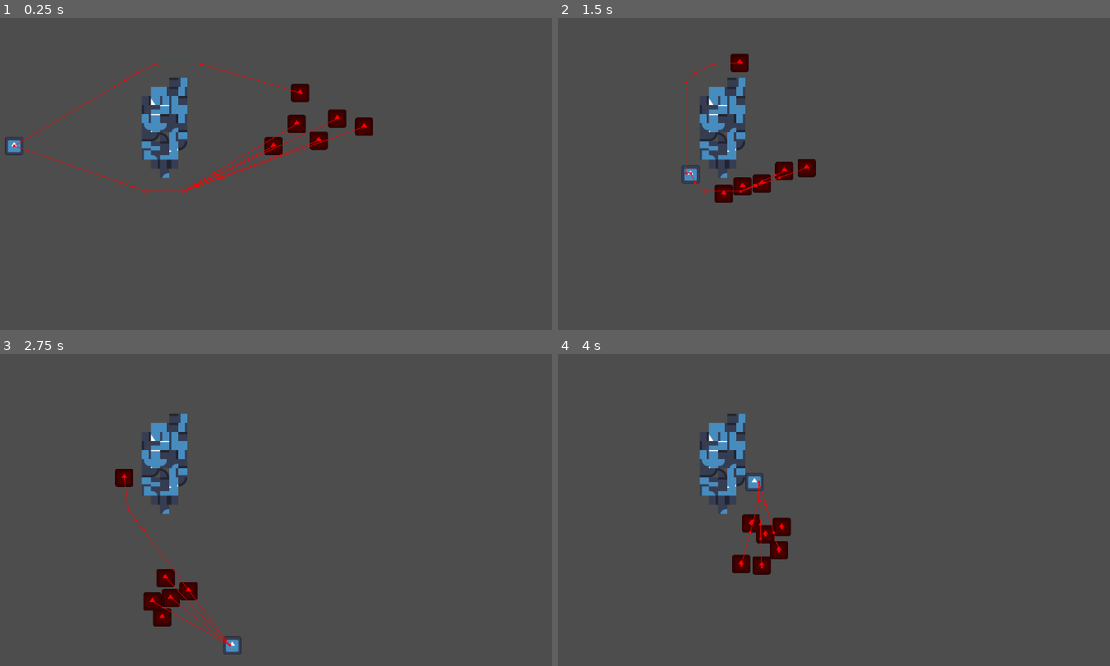
Above: before the commit, frames 1-4 (two rows, left to right).
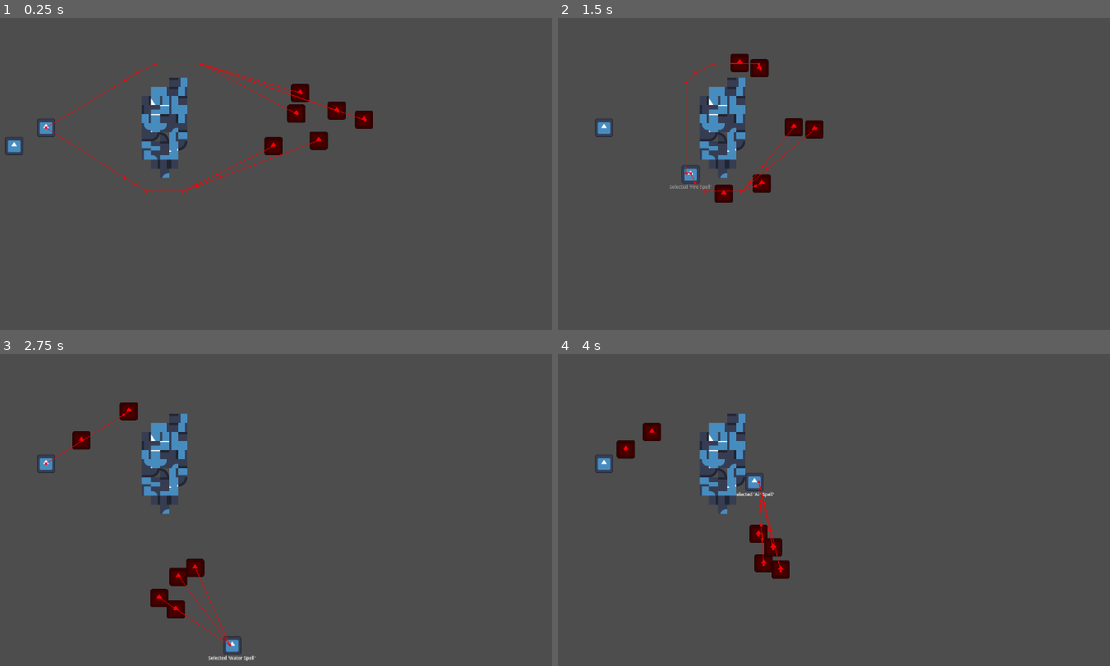
Above: after the commit, the same moments.

Repository: NIK-Pro-coder/coop-roguelike-reborn
Game: Godot game, scene res://main.tscn
Two runs of this game, one before a commit and one after it. Both use one fixed random seed, a clock stepped at 60 frames per second and the inputs below. The engine's default icon, where the game draws it, is replaced by a stand-in: a white triangle on a blue panel in a dark square.
Inputs (mouse positions are in pixels of both pictures, inside the frame that each line leads up to):
- Up to frame 1 (0.25 s): no input
- Up to frame 2 (1.5 s): tap Enter at 0.5 s; move the mouse to (1027, 170) at 0.52 s; hold D (right) 0.53-1.28 s; hold Right mouse button (roll) 0.53-1.28 s; click (1027, 170) at 0.67 s; tap Tab (cycle_spell, bound only after the commit) at 0.8, 1.35 s; move the mouse to (751, 208) at 1.27 s; hold S (down) from 1.28 s (still down)
- Up to frame 3 (2.75 s): right-click (193, 544) at 1.55 s; move the mouse to (391, 444) at 2.02 s; release S (down) at 2.03 s; hold D (right) from 2.03 s (still down); hold Tab (cycle_spell, bound only after the commit) from 2.03 s (still down); click (391, 444) at 2.1 s
- Up to frame 4 (4 s): move the mouse to (850, 597) at 2.77 s; release D (right) at 2.78 s; release Tab (cycle_spell, bound only after the commit) at 2.78 s; hold W (up) 2.78-3.53 s; right-click (850, 597) at 2.85 s; click (850, 597) at 2.92 s; move the mouse to (1076, 581) at 3.52 s; hold A (left) from 3.53 s (still down); hold Tab (cycle_spell, bound only after the commit) from 3.53 s (still down)

The runs differ from the first frame. In frame 1, 1.4% of the frame differs, in the area x 2-68%, y 15-56%; in frame 2, 1.4%; in frame 3, 2.2%, in the area x 6-47%, y 15-99%; in frame 4, 1.9%.

Commit message:
Init work on spell casting

Diff:
--- a/Enemies/BaseEnemy/base_enemy.gd
+++ b/Enemies/BaseEnemy/base_enemy.gd
@@ -11,8 +11,8 @@
 func grab_target() -> void:
   var dist: float = -1.0
 
-  for i in get_tree().get_nodes_in_group("player"):
-    var d: float = (i as Player).global_position.distance_squared_to(global_position)
+  for i: Player in get_tree().get_nodes_in_group("player"):
+    var d: float = i.global_position.distance_squared_to(global_position)
 
     if d < dist or dist < 0.0:
       dist = d
--- a/Hitbox/hurtbox.gd
+++ b/Hitbox/hurtbox.gd
@@ -22,7 +22,7 @@
   add_child(shape)
 
 func _process(delta: float) -> void:
-  for i in iframes:
+  for i: String in iframes:
     iframes[i] -= delta
     if iframes[i] <= 0.0:
       iframes.erase(i)
--- a/Player/player.gd
+++ b/Player/player.gd
@@ -1,5 +1,8 @@
 extends CharacterBody2D
 class_name Player
+
+@onready var anim: AnimationPlayer = %Anim
+@onready var spell_selected_txt: RichTextLabel = %SpellSelectedTxt
 
 #region MulitInput warppers
 
@@ -26,6 +29,17 @@
 var roll_cooldown: float = .15
 
 #endregion
+
+func _ready() -> void:
+  var new_sp: Array[Spell] = []
+  for i: Spell in spells:
+    var s: Spell = i.duplicate()
+
+    new_sp.append(s)
+    spell_cd[s] = 0.0
+
+  spells.clear()
+  spells = new_sp
 
 var last_move_dir: Vector2
 
@@ -68,8 +82,28 @@
 
   velocity = last_move_dir * speed * 2.5 * delta * 60
 
+@export var spells: Array[Spell] = []
+var spell_cd: Dictionary[Spell, float] = {}
+var sel_spell: int = 0
+var cycled: bool = false
+
+func handle_spells(delta: float) -> void:
+  for i: Spell in spell_cd:
+    spell_cd[i] = max(0.0, spell_cd[i] - delta)
+
+  if is_action_pressed("cycle_spell") :
+    if !cycled :
+      sel_spell = (sel_spell + 1) % len(spells)
+      spell_selected_txt.text = "Selected '%s'" % [spells[sel_spell].name]
+      anim.stop()
+      anim.play("show_select")
+    cycled = true
+  else :
+    cycled = false
+
 func _physics_process(delta: float) -> void:
   handle_move(delta)
   handle_roll(delta)
+  handle_spells(delta)
 
   move_and_slide()
--- a/Player/player.tscn
+++ b/Player/player.tscn
@@ -2,14 +2,58 @@
 
 [ext_resource type="Script" uid="uid://b7pfvhv0qw03" path="res://Player/player.gd" id="1_4ntmi"]
 [ext_resource type="Texture2D" uid="uid://0msh4i528jdl" path="res://icon.svg" id="1_l8h54"]
+[ext_resource type="Script" uid="uid://deeokg0jf854b" path="res://Spells/base_spell.gd" id="2_gwnis"]
+[ext_resource type="Resource" uid="uid://bvyg5kk82yp1f" path="res://Spells/FireSpell/fire_spell.tres" id="3_k53q1"]
+[ext_resource type="Resource" uid="uid://cace5urkpd58n" path="res://Spells/AirSpell/air_spell.tres" id="3_od3ui"]
+[ext_resource type="Resource" uid="uid://dkguie5eowtw4" path="res://Spells/EarthSpell/earth_spell.tres" id="4_00tjw"]
+[ext_resource type="Theme" uid="uid://dlrj8hj0dxq8r" path="res://main_theme.tres" id="5_k53q1"]
+[ext_resource type="Resource" uid="uid://b37mb0570ny5m" path="res://Spells/WaterSpell/water_spell.tres" id="6_x3vf3"]
 
 [sub_resource type="CircleShape2D" id="CircleShape2D_4ntmi"]
 radius = 16.0
+
+[sub_resource type="Animation" id="Animation_fhl08"]
+length = 0.001
+tracks/0/type = "value"
+tracks/0/imported = false
+tracks/0/enabled = true
+tracks/0/path = NodePath(".:modulate")
+tracks/0/interp = 1
+tracks/0/loop_wrap = true
+tracks/0/keys = {
+"times": PackedFloat32Array(0),
+"transitions": PackedFloat32Array(1),
+"update": 0,
+"values": [Color(1, 1, 1, 0)]
+}
+
+[sub_resource type="Animation" id="Animation_vtle1"]
+resource_name = "show_select"
+length = 2.0
+tracks/0/type = "value"
+tracks/0/imported = false
+tracks/0/enabled = true
+tracks/0/path = NodePath(".:modulate")
+tracks/0/interp = 1
+tracks/0/loop_wrap = true
+tracks/0/keys = {
+"times": PackedFloat32Array(0, 0.25, 1.75, 2),
+"transitions": PackedFloat32Array(1, 1, 1, 1),
+"update": 0,
+"values": [Color(1, 1, 1, 0), Color(1, 1, 1, 1), Color(1, 1, 1, 1), Color(1, 1, 1, 0)]
+}
+
+[sub_resource type="AnimationLibrary" id="AnimationLibrary_od3ui"]
+_data = {
+&"RESET": SubResource("Animation_fhl08"),
+&"show_select": SubResource("Animation_vtle1")
+}
 
 [node name="Player" type="CharacterBody2D" unique_id=1584554355 groups=["player"]]
 collision_layer = 2
 motion_mode = 1
 script = ExtResource("1_4ntmi")
+spells = Array[ExtResource("2_gwnis")]([ExtResource("3_od3ui"), ExtResource("4_00tjw"), ExtResource("3_k53q1"), ExtResource("6_x3vf3")])
 
 [node name="Icon" type="Sprite2D" parent="." unique_id=1216765225]
 scale = Vector2(0.25, 0.25)
@@ -18,3 +62,20 @@
 [node name="CollisionShape2D" type="CollisionShape2D" parent="." unique_id=905933297]
 shape = SubResource("CircleShape2D_4ntmi")
 debug_color = Color(0, 0.58383155, 0.6651851, 0.42000002)
+
+[node name="SpellSelectedTxt" type="RichTextLabel" parent="." unique_id=913407799]
+unique_name_in_owner = true
+modulate = Color(1, 1, 1, 0)
+offset_left = -128.0
+offset_top = 16.0
+offset_right = 128.0
+offset_bottom = 56.0
+theme = ExtResource("5_k53q1")
+theme_override_font_sizes/normal_font_size = 8
+text = "Selected 'Spell name'"
+horizontal_alignment = 1
+
+[node name="Anim" type="AnimationPlayer" parent="." unique_id=178411035]
+unique_name_in_owner = true
+root_node = NodePath("../SpellSelectedTxt")
+libraries/ = SubResource("AnimationLibrary_od3ui")
--- /dev/null
+++ b/Spells/AirSpell/air_spell.tres
@@ -0,0 +1,9 @@
+[gd_resource type="Resource" script_class="Spell" format=3 uid="uid://cace5urkpd58n"]
+
+[ext_resource type="Script" uid="uid://deeokg0jf854b" path="res://Spells/base_spell.gd" id="1_72k22"]
+
+[resource]
+script = ExtResource("1_72k22")
+name = "Air Spell"
+desc = "Air"
+metadata/_custom_type_script = "uid://deeokg0jf854b"
--- /dev/null
+++ b/Spells/EarthSpell/earth_spell.tres
@@ -0,0 +1,9 @@
+[gd_resource type="Resource" script_class="Spell" format=3 uid="uid://dkguie5eowtw4"]
+
+[ext_resource type="Script" uid="uid://deeokg0jf854b" path="res://Spells/base_spell.gd" id="1_jgjc7"]
+
+[resource]
+script = ExtResource("1_jgjc7")
+name = "Earth Spell"
+desc = "Earth"
+metadata/_custom_type_script = "uid://deeokg0jf854b"
--- /dev/null
+++ b/Spells/FireSpell/fire_spell.gd
@@ -0,0 +1,9 @@
+extends Spell
+
+var particles: PackedScene = load("uid://cssirjrdiah6y")
+
+func cast(player: Player, target_dir: Vector2) -> void:
+  var proj: Projectile = particles.instantiate()
+  proj.dir = target_dir
+
+  player.get_tree().get_root().add_child.call_deferred(proj)
--- /dev/null
+++ b/Spells/FireSpell/fire_spell.tres
@@ -0,0 +1,9 @@
+[gd_resource type="Resource" format=3 uid="uid://bvyg5kk82yp1f"]
+
+[ext_resource type="Script" uid="uid://doq3jb233c55m" path="res://Spells/FireSpell/fire_spell.gd" id="1_afiys"]
+
+[resource]
+script = ExtResource("1_afiys")
+name = "Fire Spell"
+desc = "Fire"
+metadata/_custom_type_script = "uid://deeokg0jf854b"
--- /dev/null
+++ b/Spells/FireSpell/fireball.tscn
@@ -0,0 +1,49 @@
+[gd_scene format=3 uid="uid://cssirjrdiah6y"]
+
+[ext_resource type="Script" uid="uid://bwbohng3o31jq" path="res://Hitbox/projectile.gd" id="1_u2je5"]
+[ext_resource type="Texture2D" uid="uid://0msh4i528jdl" path="res://icon.svg" id="2_u2je5"]
+
+[sub_resource type="Gradient" id="Gradient_s7iqt"]
+offsets = PackedFloat32Array(0, 0.1634981, 0.3269962, 0.7186312, 1)
+colors = PackedColorArray(1, 0, 0, 1, 1, 0.3623615, 0.09985284, 1, 1, 0.78517264, 0.20906562, 1, 0, 0, 0, 1, 1, 1, 1, 1)
+
+[sub_resource type="GradientTexture1D" id="GradientTexture1D_u2je5"]
+gradient = SubResource("Gradient_s7iqt")
+
+[sub_resource type="Curve" id="Curve_p7rcn"]
+_data = [Vector2(0, 0.50283283), 0.0, 0.0, 0, 0, Vector2(0.7474049, 1), 0.0, 0.0, 0, 0, Vector2(1, 0), 0.0, 0.0, 0, 0]
+point_count = 3
+
+[sub_resource type="CurveTexture" id="CurveTexture_37hjv"]
+curve = SubResource("Curve_p7rcn")
+
+[sub_resource type="ParticleProcessMaterial" id="ParticleProcessMaterial_q22a5"]
+particle_flag_disable_z = true
+emission_shape = 1
+emission_sphere_radius = 8.0
+spread = 180.0
+initial_velocity_min = 5.0
+initial_velocity_max = 10.0
+gravity = Vector3(0, 0, 0)
+scale_min = 4.0
+scale_max = 8.0
+scale_curve = SubResource("CurveTexture_37hjv")
+color = Color(1, 1, 1, 0.5)
+color_ramp = SubResource("GradientTexture1D_u2je5")
+
+[node name="fireball" type="CharacterBody2D" unique_id=1160919186]
+position = Vector2(16, 16)
+script = ExtResource("1_u2je5")
+speed = 100.0
+size = Vector2(16, 16)
+metadata/_custom_type_script = "uid://bwbohng3o31jq"
+
+[node name="Icon" type="Sprite2D" parent="." unique_id=550256534]
+modulate = Color(1, 0, 0, 1)
+scale = Vector2(0.09, 0.09)
+texture = ExtResource("2_u2je5")
+
+[node name="GPUParticles2D" type="GPUParticles2D" parent="." unique_id=20977816]
+amount = 256
+lifetime = 3.0
+process_material = SubResource("ParticleProcessMaterial_q22a5")
--- /dev/null
+++ b/Spells/WaterSpell/water_spell.tres
@@ -0,0 +1,9 @@
+[gd_resource type="Resource" script_class="Spell" format=3 uid="uid://b37mb0570ny5m"]
+
+[ext_resource type="Script" uid="uid://deeokg0jf854b" path="res://Spells/base_spell.gd" id="1_1xo3n"]
+
+[resource]
+script = ExtResource("1_1xo3n")
+name = "Water Spell"
+desc = "Water"
+metadata/_custom_type_script = "uid://deeokg0jf854b"
--- a/Spells/fire_spell.tres
+++ /dev/null
@@ -1,7 +0,0 @@
-[gd_resource type="Resource" script_class="Spell" format=3 uid="uid://bwp5cd04t2tia"]
-
-[ext_resource type="Script" uid="uid://deeokg0jf854b" path="res://Spells/base_spell.gd" id="1_cflbd"]
-
-[resource]
-script = ExtResource("1_cflbd")
-metadata/_custom_type_script = "uid://deeokg0jf854b"
--- a/StateMachine/state_machine.gd
+++ b/StateMachine/state_machine.gd
@@ -8,7 +8,7 @@
 var current_state: State
 
 func _ready() -> void:
-  for i in get_children():
+  for i: Node in get_children():
     if i is State:
       states[i.name.to_lower()] = i
       i.transition_to.connect(transition_to)
--- a/main.tscn
+++ b/main.tscn
@@ -14,6 +14,10 @@
 
 [node name="Player" parent="." unique_id=1584554355 instance=ExtResource("1_ig7tw")]
 position = Vector2(32, 248)
+
+[node name="Player2" parent="." unique_id=111660931 instance=ExtResource("1_ig7tw")]
+position = Vector2(88, 216)
+device = 0
 
 [node name="BaseEnemy" parent="." unique_id=1686810503 instance=ExtResource("2_0xm2m")]
 position = Vector2(544, 200)
--- /dev/null
+++ b/main_theme.tres
@@ -0,0 +1,3 @@
+[gd_resource type="Theme" format=3 uid="uid://dlrj8hj0dxq8r"]
+
+[resource]
--- a/multi_input.gd
+++ b/multi_input.gd
@@ -4,7 +4,7 @@
   var val: float = 0.0
 
   if device < 0:
-    for i in InputMap.action_get_events(action_name):
+    for i: InputEvent in InputMap.action_get_events(action_name):
       if i is InputEventKey:
         if Input.is_physical_key_pressed(i.physical_keycode):
           val = max(val, 1.0)
@@ -13,7 +13,7 @@
         if Input.is_mouse_button_pressed(i.button_index):
           val = max(val, 1.0)
   else:
-    for i in InputMap.action_get_events(action_name):
+    for i: InputEvent in InputMap.action_get_events(action_name):
       if i is InputEventJoypadMotion:
         var joy_val: float = clamp(Input.get_joy_axis(device, i.axis) / i.axis_value, 0.0, 1.0)
         if joy_val < 0.01:
@@ -44,5 +44,5 @@
 
 func _ready() -> void:
   print("Connected joypads:")
-  for i in Input.get_connected_joypads():
+  for i: int in Input.get_connected_joypads():
     print("  %s. %s" % [i, Input.get_joy_name(i)])
--- a/project.godot
+++ b/project.godot
@@ -66,6 +66,12 @@
 "events": [Object(InputEventMouseButton,"resource_local_to_scene":false,"resource_name":"","device":-1,"window_id":0,"a …(253 unchanged characters)…
 ]
 }
+cycle_spell={
+"deadzone": 0.2,
+"events": [Object(InputEventKey,"resource_local_to_scene":false,"resource_name":"","device":-1,"window_id":0,"alt_pressed":false,"shift_pressed":false,"ctrl_pressed":false,"meta_pressed":false,"pressed":false,"keycode":0,"physical_keycode":4194306,"key_label":0,"unicode":0,"location":0,"echo":false,"script":null)
+, Object(InputEventJoypadMotion,"resource_local_to_scene":false,"resource_name":"","device":-1,"axis":5,"axis_value":1.0,"script":null)
+]
+}
 
 [layer_names]
 
Not shown, added: Spells/FireSpell/fire_spell.gd.uid
